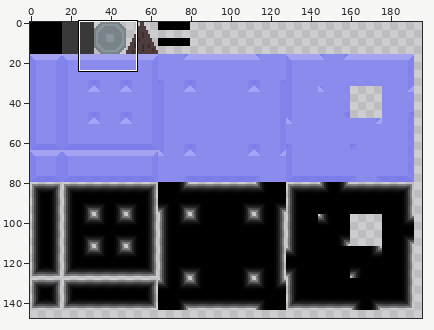
A sprite sheet gets an edit: level1/tiles.png. The picture above shows the old version from afar; the outline marks the close-up.
Close-up. Before the commit:
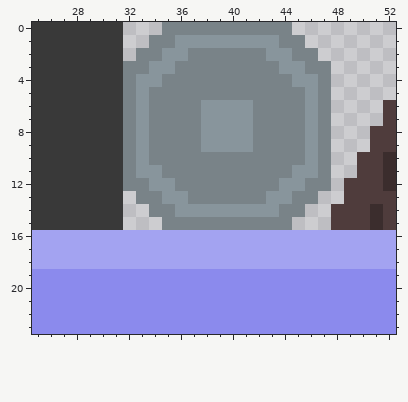
The file is 256x256 pixels. Colours within 5 levels of each other are drawn and written as one. Shown: x 25..52, y 0..23. The wide view leaves out empty margins.
Now the later version:
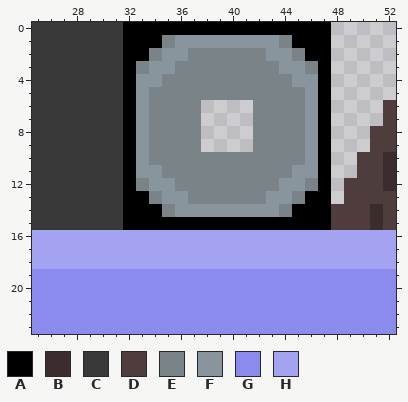
Palette (. is transparent): A #000000  B #3b2d2d  C #393939  D #4f3c3c  E #798388  F #88959c  G #8b8aed  H #a3a3f1
Commit message: fix: rock design
Diff:
There is now colour A in row 0 at x 32 to 34 and 45 to 47; in row 1 at x 32 to 33 and 46 to 47; in row 2 at x 32 and 47; in row 13 at x 32 and 47; in row 14 at x 32 to 33 and 46 to 47; in row 15 at x 32 to 34 and 45 to 47.
The edit turns colour E into colour A in row 0 at x 35 to 44; in row 1 at x 34 and 45; in row 2 at x 33 and 46; in rows 3 to 12 at x 32 and 47; in row 13 at x 33 and 46; in row 14 at x 34 and 45.
The edit turns colour E into colour A in row 15 at x 35 to 44.
The edit erases colour F in rows 6 to 9 at x 38 to 41.
Pixel boxes of the changes (left, top, right, bottom) in both close-ups:
changed: (123, 22, 331, 230)
